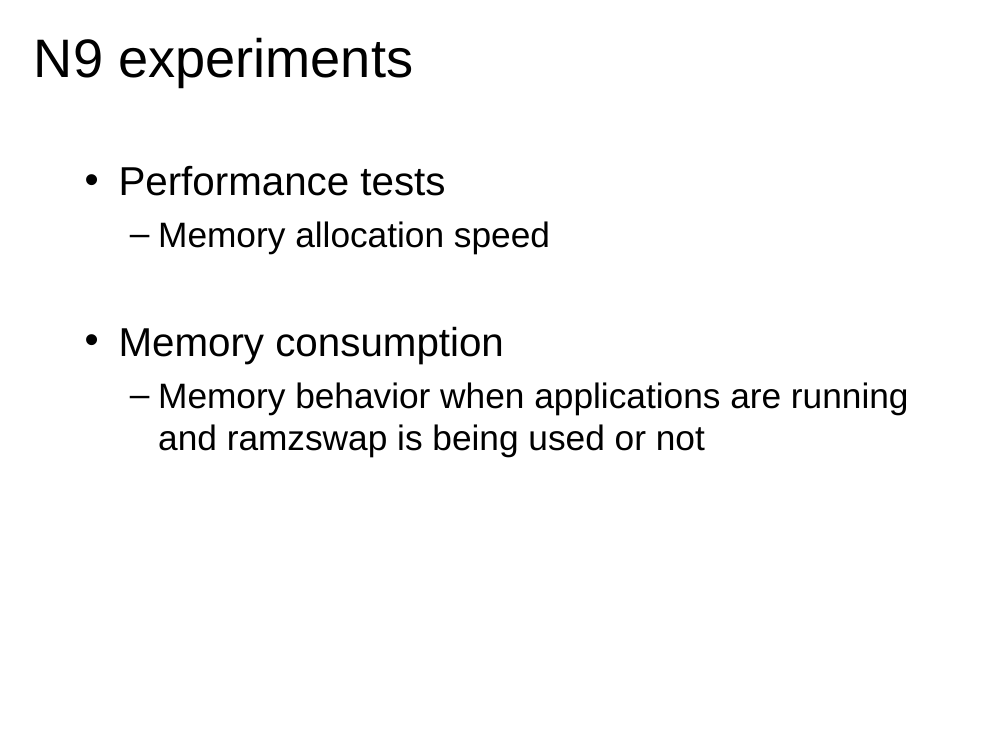
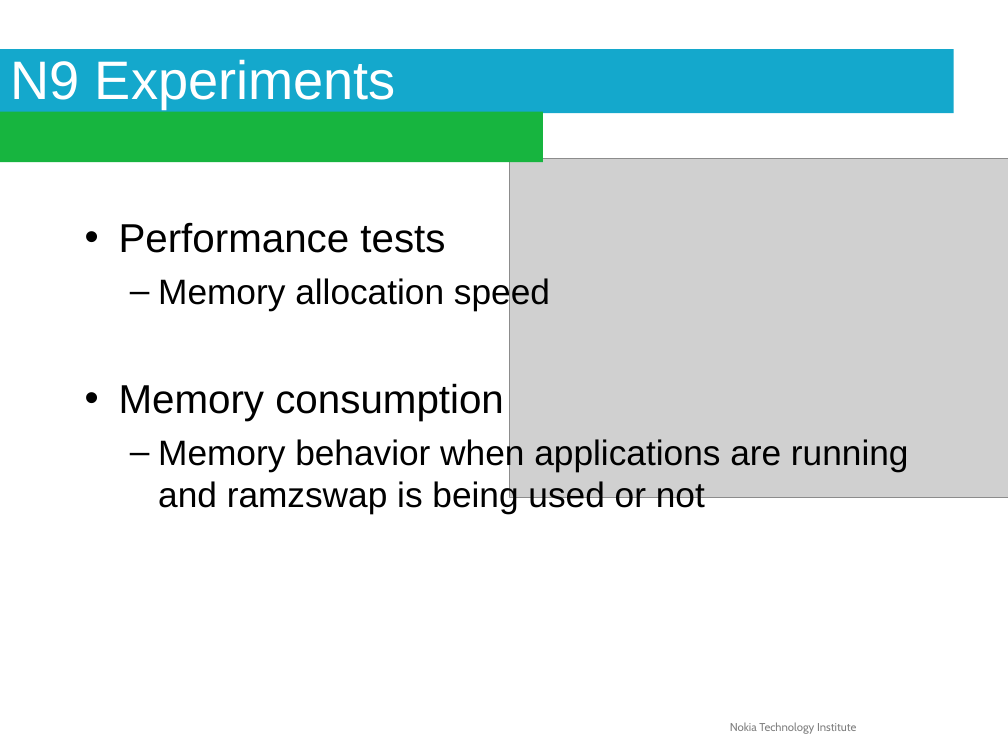
Before and after one commit to briglia/LinuxCon2011, a slide deck: slide 14 of linuxcon2011.odp (slide 13 before the commit). Drawn at 1008x756 pixels with LibreOffice and Linux fonts; fonts in the diff are those of the drawing; grey boxes stand for pictures; background and template pictures are left out. Boxes give left, top, right and bottom in pixels: in the first picture for what was removed or moved away, otherwise in the second. Text is boxed around its words. In the diff, an @@ line names an element or a change of style, - is before the commit and + after.

```diff
--- a/linuxcon2011.odp
+++ b/linuxcon2011.odp
@@ title "N9 Experiments" resized from (x1=34, y1=37, x2=413, y2=87) to (x1=0, y1=49, x2=954, y2=113) @@
@@ title "N9 Experiments" at (x1=0, y1=49, x2=954, y2=113): fill none to #14A8CC @@
@@ title at (x1=11, y1=59, x2=396, y2=109): text changed; text colour #000000 to #FFFFFF @@
-N9 experiments
+N9 Experiments
@@ rectangle added at (x1=0, y1=112, x2=543, y2=162), fill #17B53F @@
@@ picture added at (x1=509, y1=159, x2=1008, y2=497) @@
@@ text "Performance tests" moved from (x1=119, y1=165, x2=909, y2=457) to (x1=119, y1=222, x2=909, y2=514) @@
@@ text added at (x1=730, y1=722, x2=856, y2=734), 9 pt, text #7F7F7F @@
+Nokia Technology Institute
```
Also in this commit, not shown: 30 other slides changed, 1 slide added.
